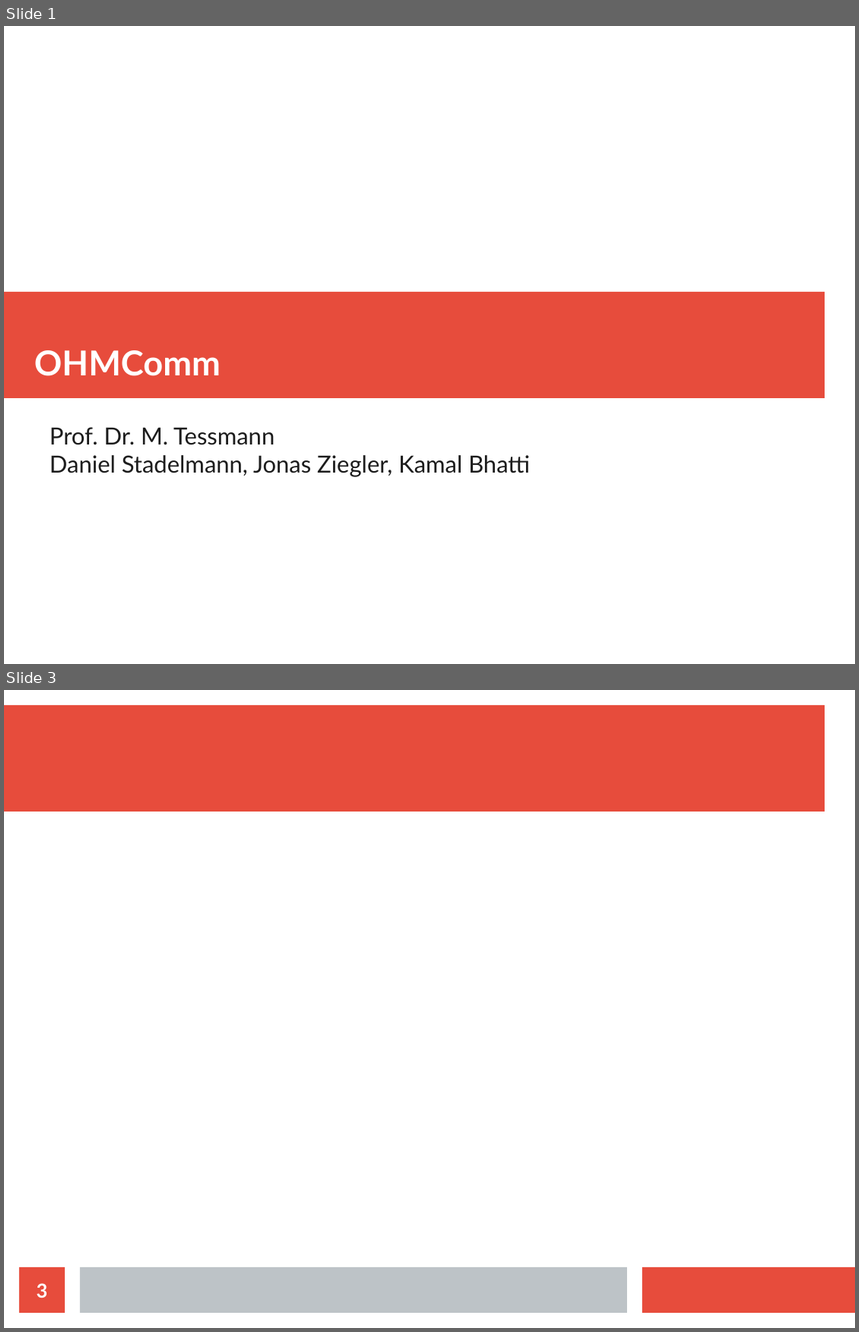
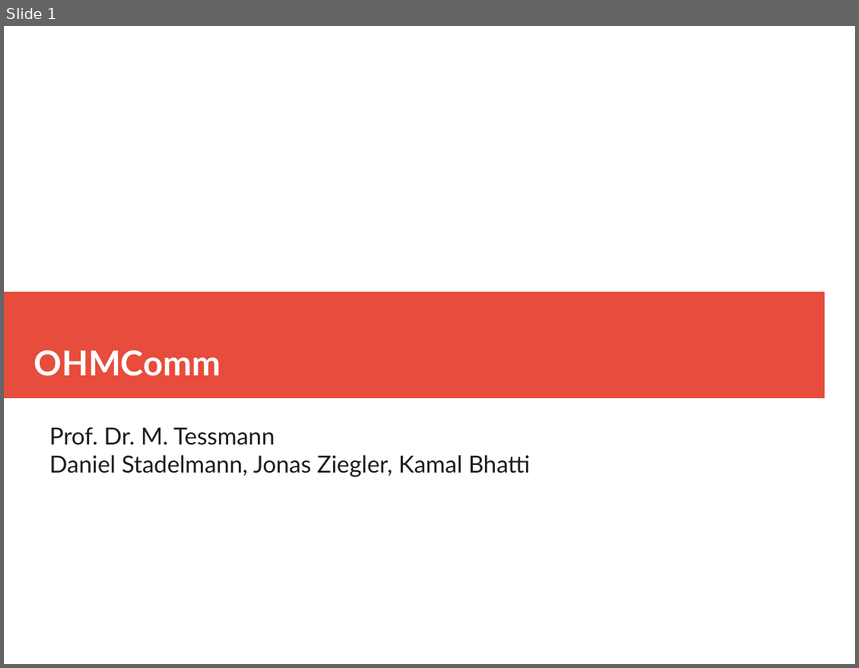
Before and after one commit to doe300/OHMComm, a slide deck: documents/OHMCommPres.odp. Shown one above the other, each under a label of ours: slides 1 and 3 before the commit, slide 1 after it; the slides between them are not shown. The pictures are 859x1332 and 859x668 pixels, drawn with LibreOffice and Linux fonts; fonts in the diff are those of the drawing. Boxes give left, top, right and bottom in pixels: in the first picture for what was removed or moved away, otherwise in the second. Text is boxed around its words. In the diff, an @@ line names an element or a change of style, - is before the commit and + after.

```diff
--- a/documents/OHMCommPres.odp
+++ b/documents/OHMCommPres.odp
@@ slide 3 removed at <box>4,690,855,1328</box>, background #FFFFFF @@
@@ rectangle removed at <box>4,705,825,812</box> @@
@@ page number removed at <box>19,1268,65,1313</box> @@
-3
@@ rectangle removed at <box>80,1268,627,1313</box> @@
@@ rectangle removed at <box>643,1268,855,1313</box> @@
```
Also in this commit, not shown: 1 slide changed, 5 slides added.
